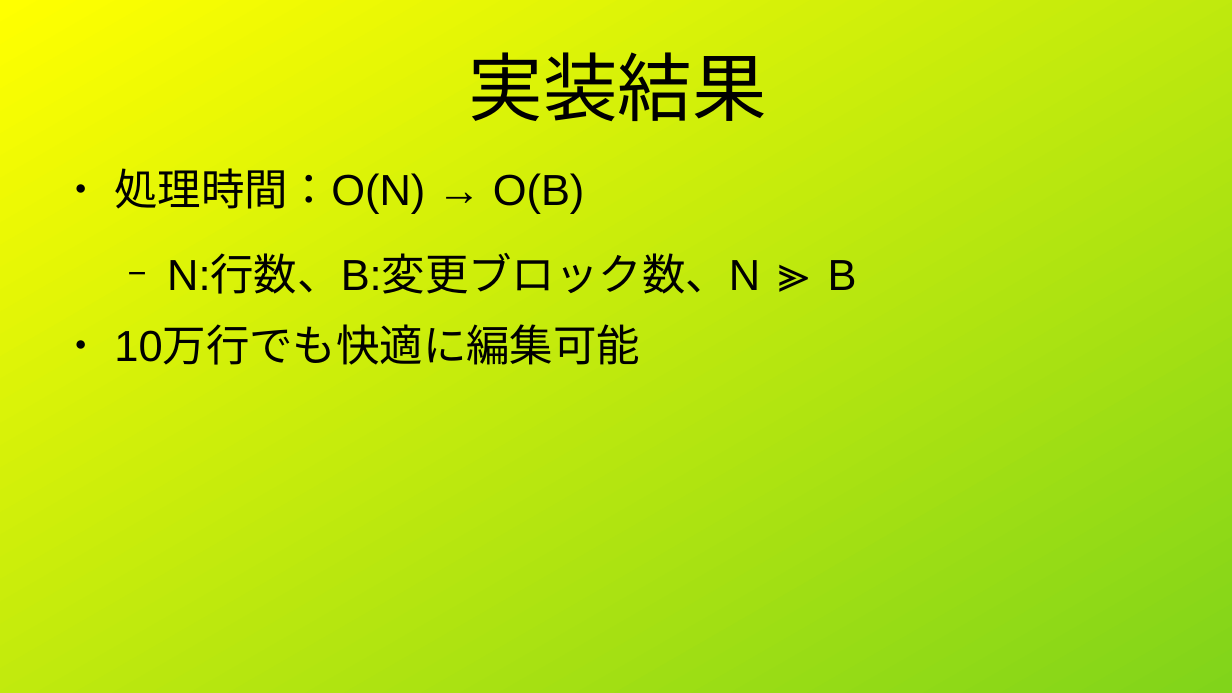
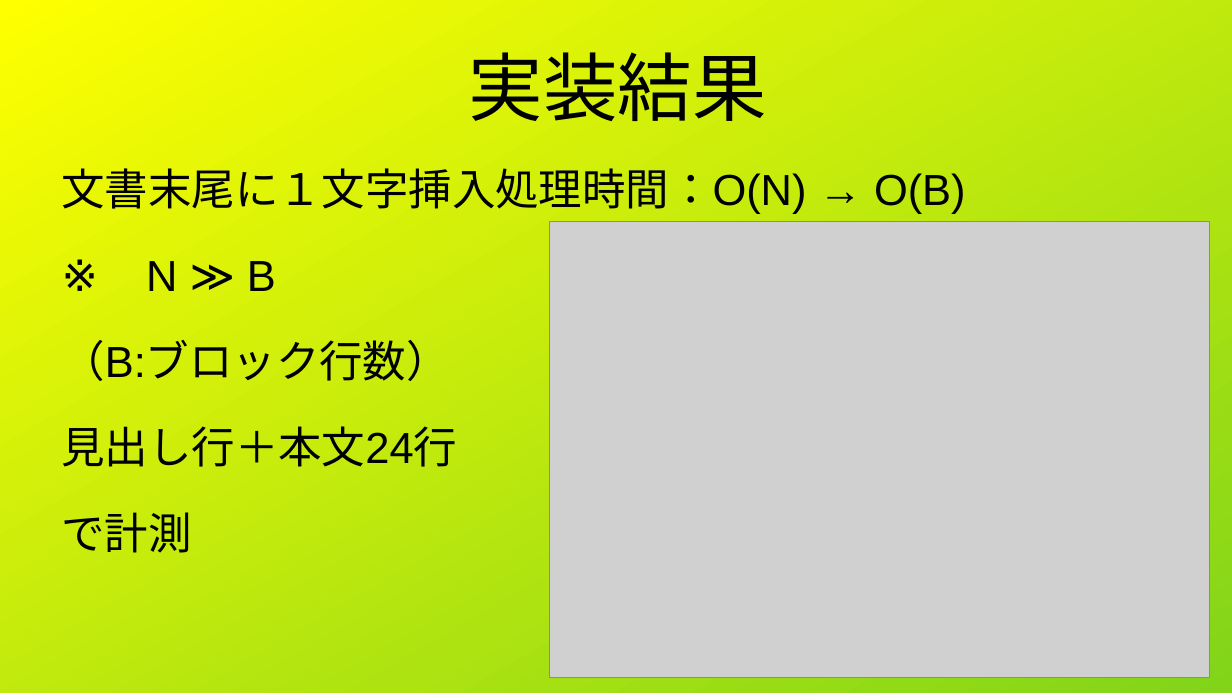
Before and after one commit to vivisuke/viMarkdown, a slide deck: slide 11 of tech/ja/LT20260913/10万行でもサクサク編集.odp (slide 9 before the commit). Drawn at 1232x693 pixels with LibreOffice and Linux fonts; fonts in the diff are those of the drawing; grey boxes stand for pictures. Boxes give left, top, right and bottom in pixels: in the first picture for what was removed or moved away, otherwise in the second. Text is boxed around its words. In the diff, an @@ line names an element or a change of style, - is before the commit and + after.

```diff
--- a/tech/ja/LT20260913/10万行でもサクサク編集.odp
+++ b/tech/ja/LT20260913/10万行でもサクサク編集.odp
@@ text at box(62, 168, 966, 553): text changed @@
-● 処理時間：O(N) → O(B)
-  − N:行数、B:変更ブロック数、N ≫ B
-● 10万行でも快適に編集可能
+文書末尾に１文字挿入処理時間：O(N) → O(B)
+※ N ≫ B
+（B:ブロック行数）
+見出し行＋本文24行
+で計測
@@ picture added at box(550, 221, 1211, 677) @@
```
Also in this commit, not shown: 5 other slides changed, 6 slides added, 2 slides removed, 9 other files.
